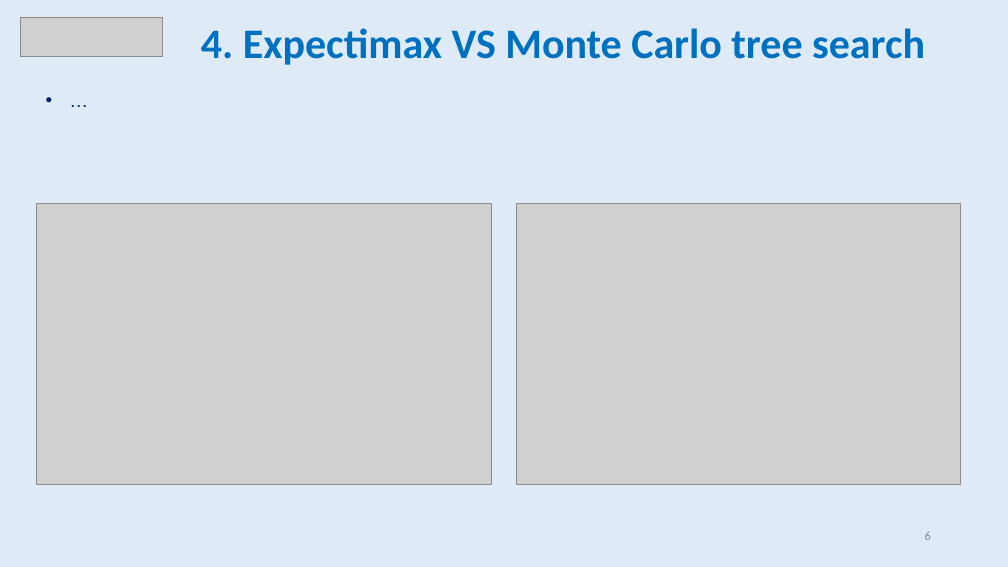
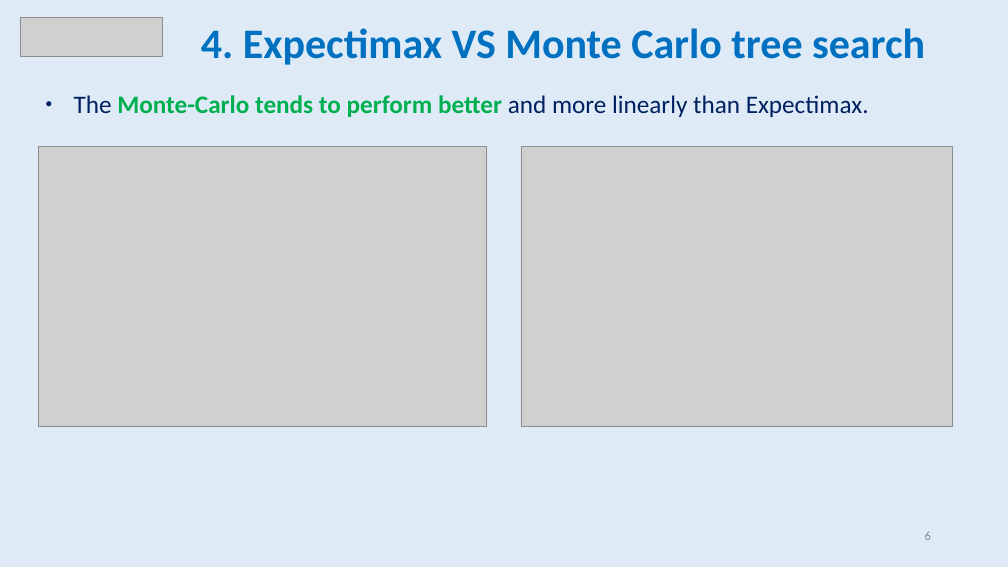
Before and after one commit to TarKalai/INFO-H410_Project, a slide deck: slide 6 of Slides_Project_2048.pptx. Drawn at 1008x567 pixels with LibreOffice and Linux fonts; fonts in the diff are those of the drawing; grey boxes stand for pictures; background and template pictures are left out. Boxes give left, top, right and bottom in pixels: in the first picture for what was removed or moved away, otherwise in the second. Text is boxed around its words. In the diff, an @@ line names an element or a change of style, - is before the commit and + after.

Commit message:
slides

```diff
--- a/Slides_Project_2048.pptx
+++ b/Slides_Project_2048.pptx
@@ text at box(74, 95, 869, 117): text changed; size 18 to 24 pt; font Arial to Calibri @@
-• …
+• The Monte-Carlo tends to perform better and more linearly than Expectimax.
@@ picture: place and size @@
-picture at box(37, 203, 492, 484)
+picture at box(39, 146, 487, 426)
@@ picture: place and size @@
-picture at box(517, 203, 961, 484)
+picture at box(521, 146, 953, 426)
```
